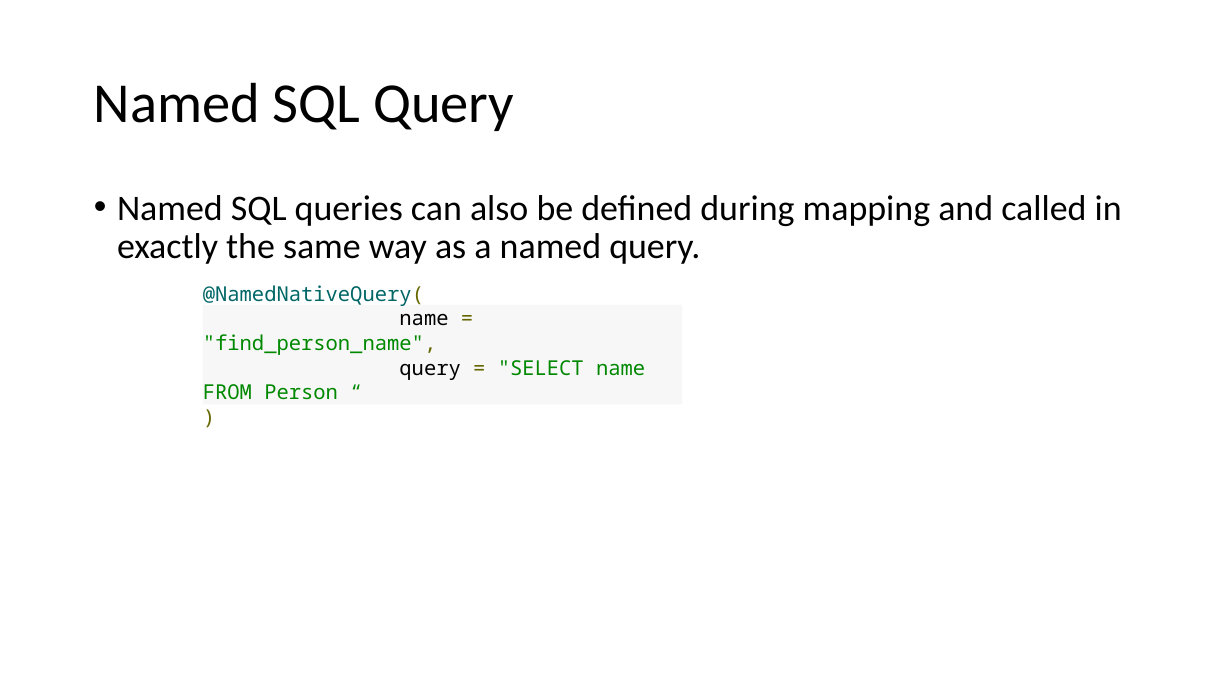
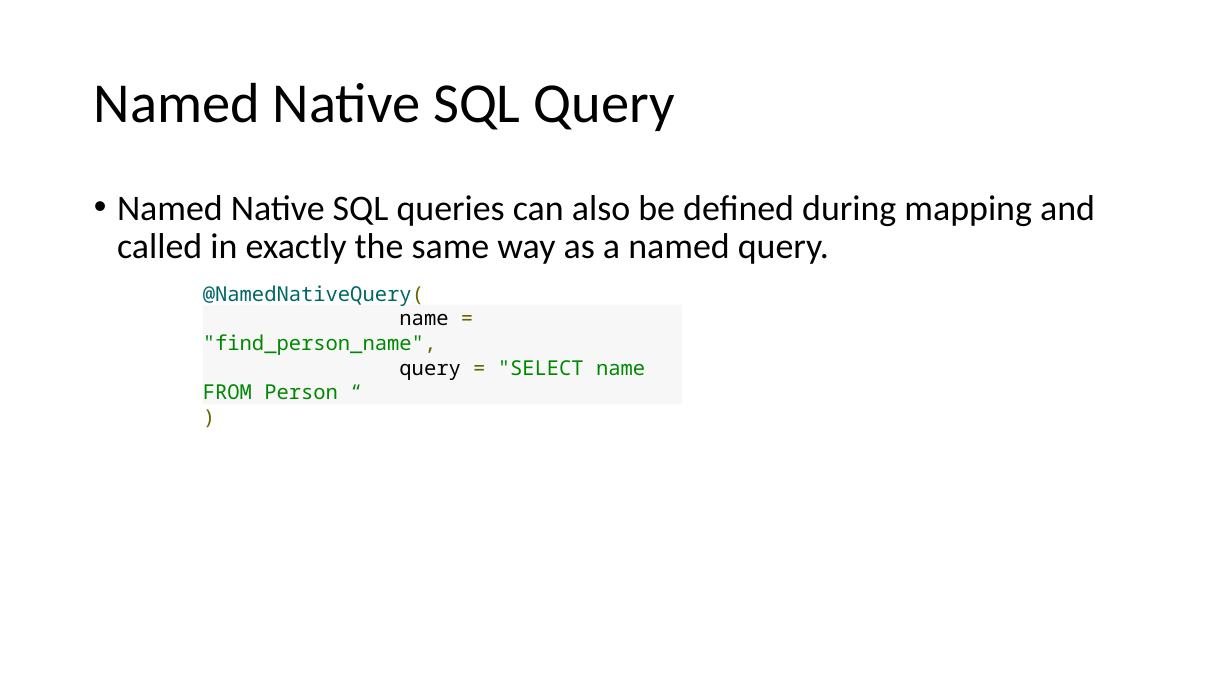
Before and after one commit to lawren43/mytest-repo, a slide deck: slide 22 of test-springmvc/doc/2.JPA Programming.pptx (slide 21 before the commit). Drawn at 1232x693 pixels with LibreOffice and Linux fonts; fonts in the diff are those of the drawing. Boxes give left, top, right and bottom in pixels: in the first picture for what was removed or moved away, otherwise in the second. Text is boxed around its words. In the diff, an @@ line names an element or a change of style, - is before the commit and + after.

```diff
--- a/test-springmvc/doc/2.JPA Programming.pptx
+++ b/test-springmvc/doc/2.JPA Programming.pptx
@@ title at box(94, 82, 674, 131): text changed @@
-Named SQL Query
+Named Native SQL Query
@@ text at box(117, 195, 1095, 264): text changed @@
-• Named SQL queries can also be defined during mapping and called in exactly the same way as a named query.
+• Named Native SQL queries can also be defined during mapping and called in exactly the same way as a named query.
```
Also in this commit, not shown: 4 other slides changed, 4 slides added, 57 slides removed, 9 other files.
